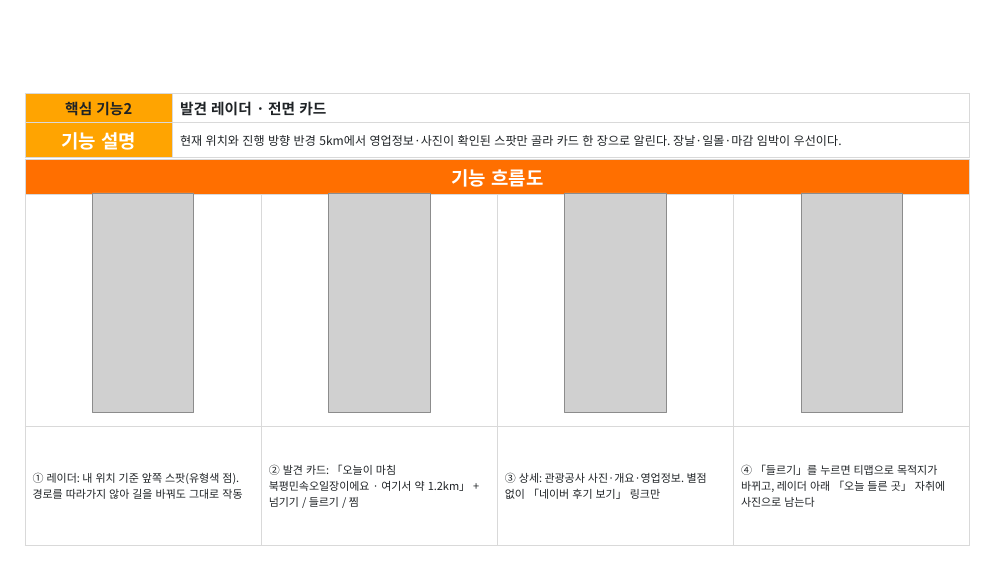
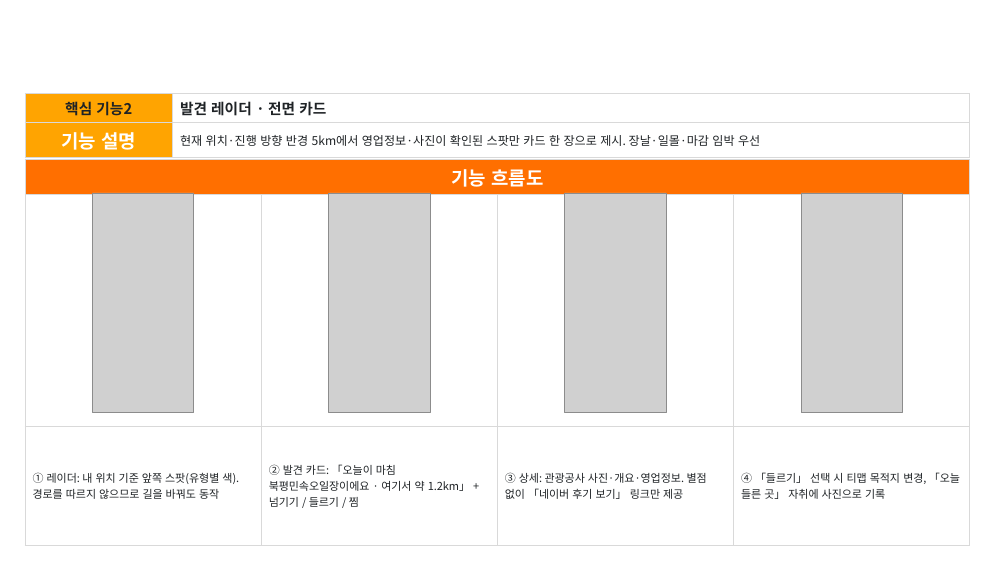
Before and after one commit to Hyee0ne/p-trip, a slide deck: slide 6 of docs/기능설명서_P의여행.pptx. Drawn at 1008x567 pixels with LibreOffice and Linux fonts; fonts in the diff are those of the drawing; grey boxes stand for pictures; background and template pictures are left out. Boxes give left, top, right and bottom in pixels: in the first picture for what was removed or moved away, otherwise in the second. Text is boxed around its words. In the diff, an @@ line names an element or a change of style, - is before the commit and + after.

```diff
--- a/docs/기능설명서_P의여행.pptx
+++ b/docs/기능설명서_P의여행.pptx
@@ table at [25,94,970,154] @@
-row 2, column 2: 현재 위치와 진행 방향 반경 5km에서 영업정보·사진이 확인된 스팟만 골라 카드 한 장으로 알린다. 장날·일몰·마감 임박이 우선이다.
+row 2, column 2: 현재 위치·진행 방향 반경 5km에서 영업정보·사진이 확인된 스팟만 카드 한 장으로 제시. 장날·일몰·마감 임박 우선
@@ table at [25,160,969,541] @@
-row 3: ① 레이더: 내 위치 기준 앞쪽 스팟(유형색 점). 경로를 따라가지 않아 길을 바꿔도 그대로 작동 | ② 발견 카드: 「오늘이 마침 북평민속오일장이에요 · 여기서 약 1.2km」 + 넘기기 / 들르기 / 찜 | ③ 상세: 관광공사 사진·개요·영업정보. 별점 없이 「네이버 후기 보기」 링크만 | ④ 「들르기」를 누르면 티맵으로 목적지가 바뀌고, 레이더 아래 「오늘 들른 곳」 자취에 사진으로 남는다
+row 3: ① 레이더: 내 위치 기준 앞쪽 스팟(유형별 색). 경로를 따르지 않으므로 길을 바꿔도 동작 | ② 발견 카드: 「오늘이 마침 북평민속오일장이에요 · 여기서 약 1.2km」 + 넘기기 / 들르기 / 찜 | ③ 상세: 관광공사 사진·개요·영업정보. 별점 없이 「네이버 후기 보기」 링크만 제공 | ④ 「들르기」 선택 시 티맵 목적지 변경, 「오늘 들른 곳」 자취에 사진으로 기록
```
Also in this commit, not shown: 9 other slides changed, 2 other files.
